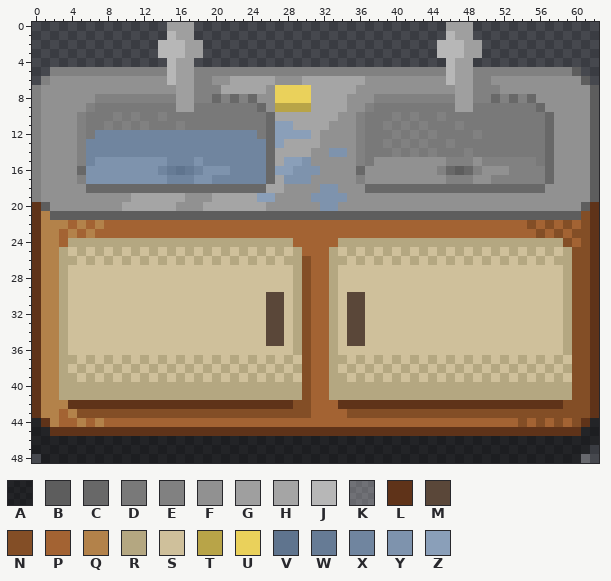
Edited in one commit: pixel-art sprite (collection/silveira_neto/tileset/PNG/sink_cabinet.png). The picture above was drawn from the file before the commit.
The file is 63x49 pixels. Colours within 5 levels of each other are drawn and written as one.
Palette (. is transparent): A #00000081  B #5d5d5d  C #686868  D #797979  E #818181  F #919191  G #9f9f9f  H #a5a5a5  J #b7b7b7  K #efefef3f  L #5f3319  M #5a4739  N #834e26  P #a36333  Q #b3824a  R #b4a781  S #cfc09b  T #b8a448  U #ead15b  V #5f748e  W #667b95  X #70859f  Y #7e93ad  Z #8a9fb9
Pixels before (only the part around the change), first column x 0:
40 LQQRRRRRRRRRRRRRRRRRRRRRRRRRRRNPPRRRRRRRRRRRRRRRRRRRRRRRRRRRNNL
41 LQQRRRRRRRRRRRRRRRRRRRRRRRRRRRNPPRRRRRRRRRRRRRRRRRRRRRRRRRRRNNL
42 LQQQLLLLLLLLLLLLLLLLLLLLLLLLLNNPPPLLLLLLLLLLLLLLLLLLLLLLLLLNNNL
43 LQQPQNNNNNNNNNNNNNNNNNNNNNNNNNNPPPPNNNNNNNNNNNNNNNNNNNNNNNNNNNL
44 ALQPPQPQPPPPPPPPPPPPPPPPPPPPPPPPPPPPPPPPPPPPPPPPPPPPPPNPNPNPNLA
45 AALLLLLLLLLLLLLLLLLLLLLLLLLLLLLLLLLLLLLLLLLLLLLLLLLLLLLLLLLLLAA
46 AAAAAAAAAAAAAAAAAAAAAAAAAAAAAAAAAAAAAAAAAAAAAAAAAAAAAAAAAAAAAAA
47 AAAAAAAAAAAAAAAAAAAAAAAAAAAAAAAAAAAAAAAAAAAAAAAAAAAAAAAAAAAAAA.
48 .AAAAAAAAAAAAAAAAAAAAAAAAAAAAAAAAAAAAAAAAAAAAAAAAAAAAAAAAAAAAK.
After the commit:
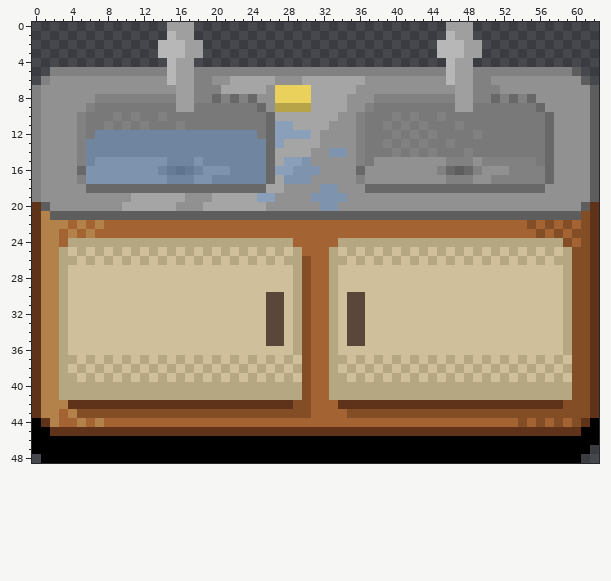
Difference:
Colour A changes from #00000081 to #000000.
The edit erases colour K in row 48 at x 61.
Where, in picture pixels (left, top, right, bottom), the same in both pictures:
changed: (32, 418, 599, 463)
